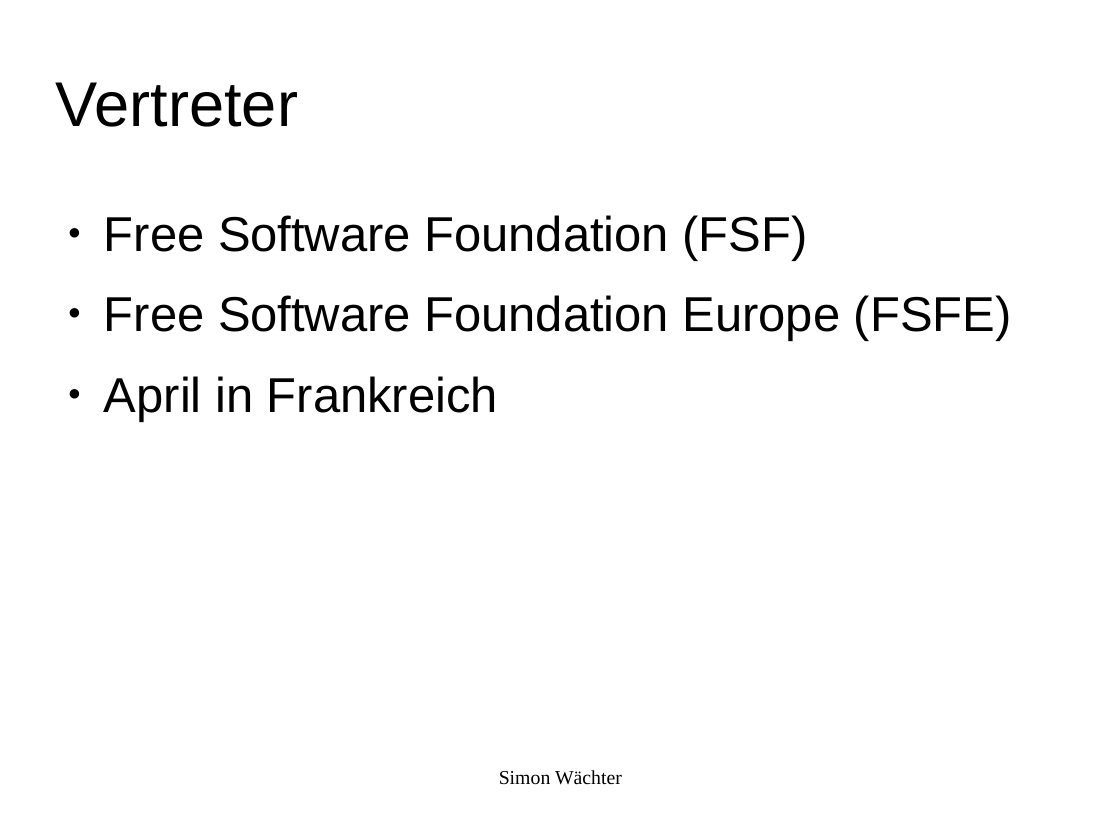
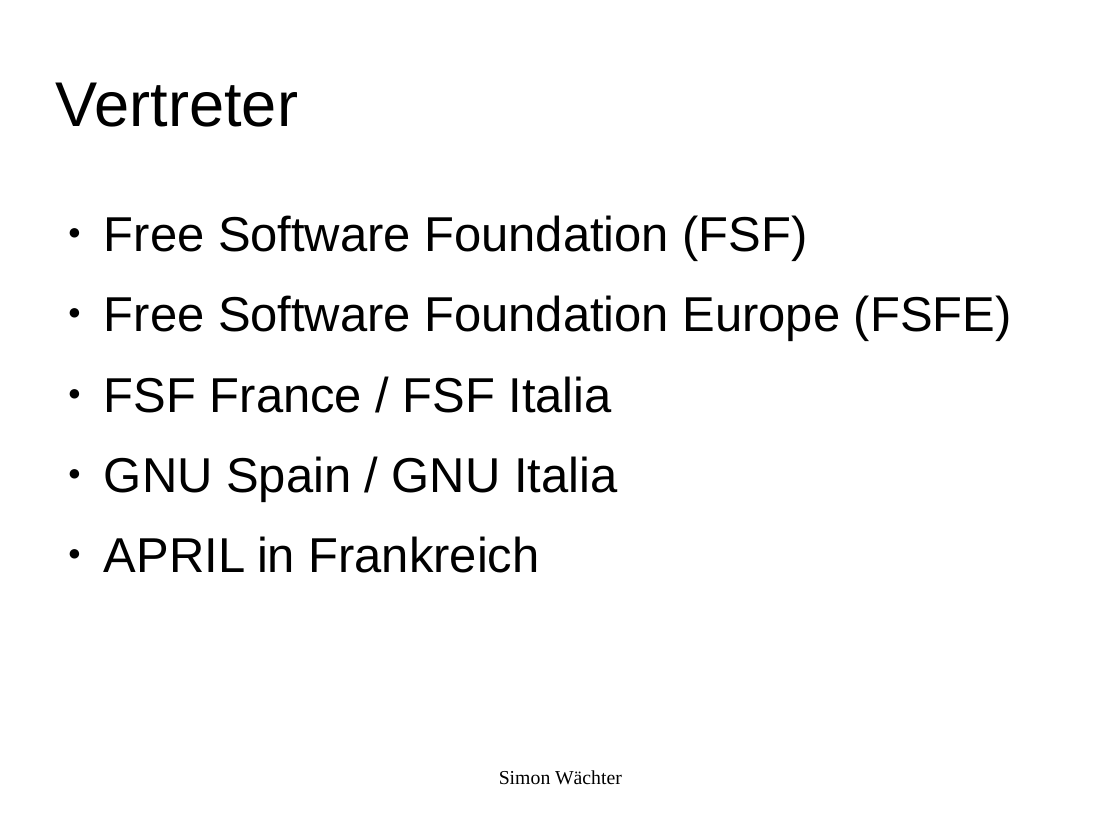
Before and after one commit to swaechter/presentations, a slide deck: slide 15 of 2014_05_10_Ubucon_2014/Freie_Software_Was_ist_das.odp (slide 19 before the commit). Drawn at 1120x840 pixels with LibreOffice and Linux fonts; fonts in the diff are those of the drawing; background and template pictures are left out. Boxes give left, top, right and bottom in pixels: in the first picture for what was removed or moved away, otherwise in the second. Text is boxed around its words. In the diff, an @@ line names an element or a change of style, - is before the commit and + after.

```diff
--- a/2014_05_10_Ubucon_2014/Freie_Software_Was_ist_das.odp
+++ b/2014_05_10_Ubucon_2014/Freie_Software_Was_ist_das.odp
@@ text at [104, 376, 617, 573]: text changed @@
-● April in Frankreich
+● FSF France / FSF Italia
+● GNU Spain / GNU Italia
+● APRIL in Frankreich
```
Also in this commit, not shown: 14 other slides changed, 5 slides added, 2 slides removed.
